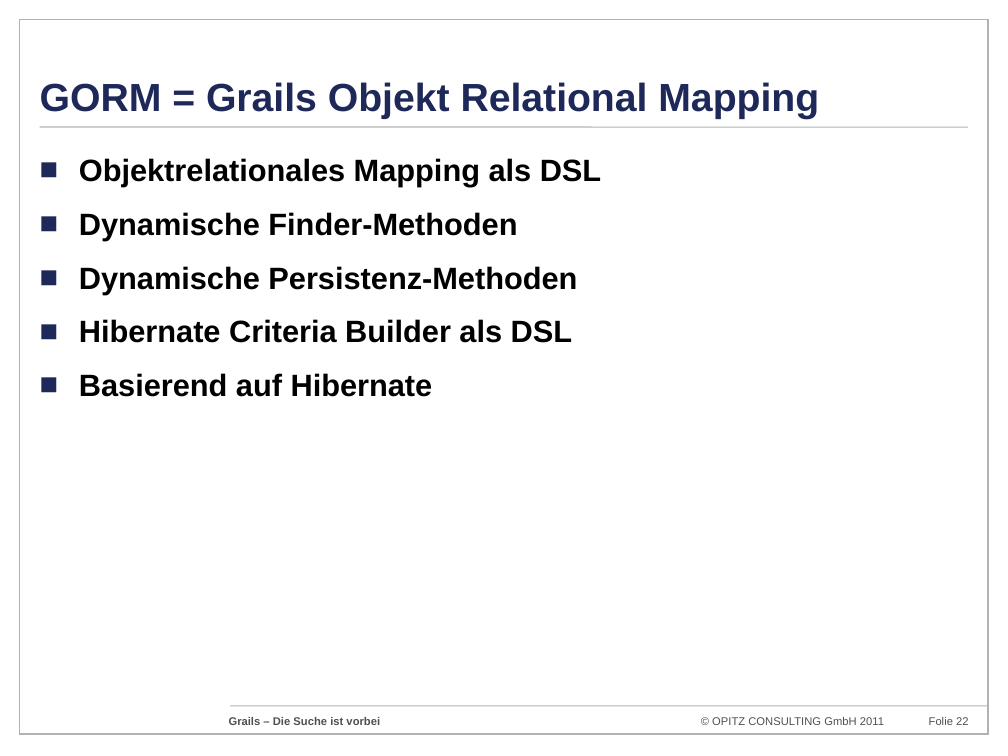
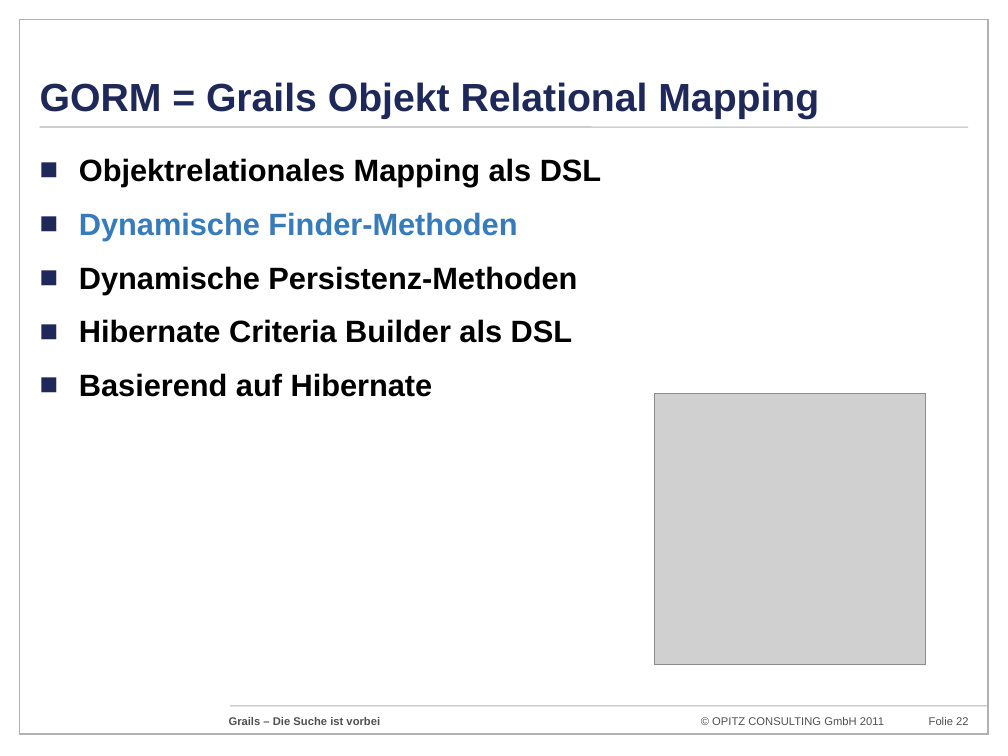
Before and after one commit to codescape/presentations, a slide deck: slide 22 of grails-die-suche-ist-vorbei/grails-doagkonferenz-2011.pptx. Drawn at 1008x756 pixels with LibreOffice and Linux fonts; fonts in the diff are those of the drawing; grey boxes stand for pictures; background and template pictures are left out. Boxes give left, top, right and bottom in pixels: in the first picture for what was removed or moved away, otherwise in the second. Text is boxed around its words. In the diff, an @@ line names an element or a change of style, - is before the commit and + after.

```diff
--- a/grails-die-suche-ist-vorbei/grails-doagkonferenz-2011.pptx
+++ b/grails-die-suche-ist-vorbei/grails-doagkonferenz-2011.pptx
@@ text at bbox=[79, 212, 517, 240]: text colour #000000 to #377BBA in "Dynamische Finder-Methoden" @@
@@ picture added at bbox=[655, 393, 926, 664] @@
```
Also in this commit, not shown: 6 other slides changed, 1 slide added.
